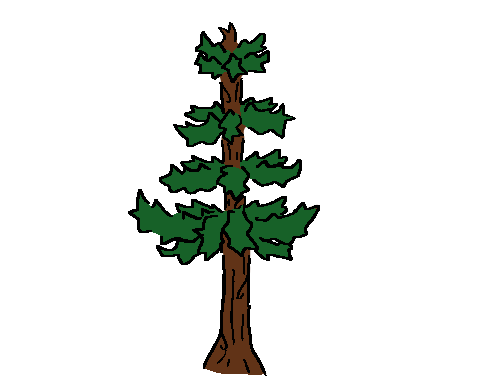
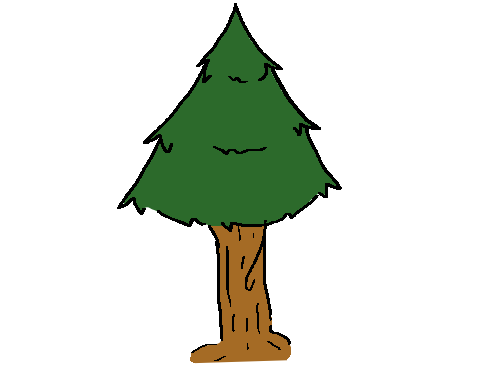
Layered file, before and after one edit (500 x 382). Changes by layer:
hid group "Araucaria" (7 layers) over left=117, top=3, right=342, bottom=376
painted on "Capa de pintura 25" over left=117, top=3, right=342, bottom=376
painted on "Capa de pintura 16" over left=117, top=3, right=342, bottom=376
showed group "Pino generico" (5 layers) over left=117, top=3, right=342, bottom=376
painted on "Capa de pintura 10" over left=117, top=3, right=342, bottom=320
added layer "Capa de pintura 31" in group "Pino generico" over left=117, top=3, right=342, bottom=320
added layer "Capa de pintura 32" in group "Pino generico" over left=128, top=192, right=328, bottom=376
painted on "Capa de pintura 15" over left=117, top=3, right=342, bottom=376
